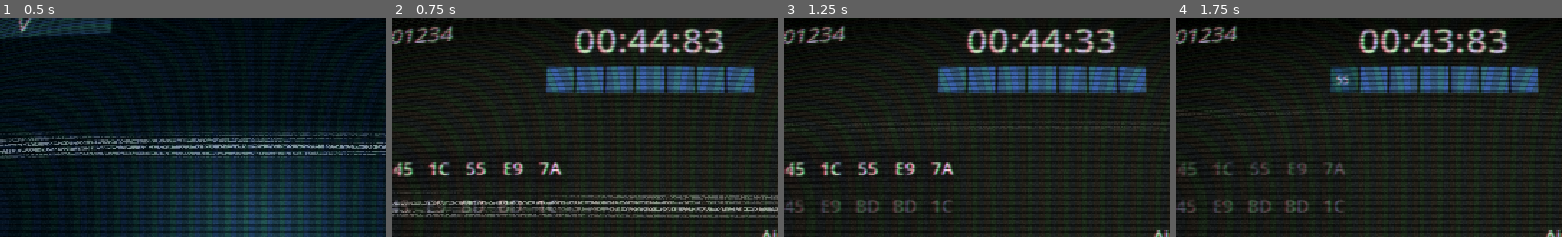
Above: before the commit, frames 1-4 (left to right).
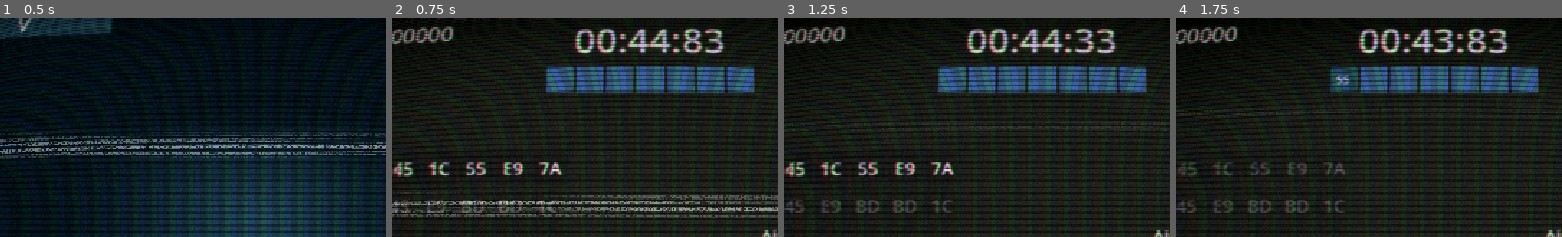
Above: after the commit, the same moments.

Repository: Martisos/Data-Hack-Minigame
Game: Godot game, scene res://scenes/menu.tscn
Same seed, same stepped clock (60 frames per second), same inputs: the game is played once before the commit and once after it.
Inputs:
- Up to frame 1 (0.5 s): no input
- Up to frame 2 (0.75 s): click "PLAY" at 0.5 s
- Up to frame 3 (1.25 s): no input
- Up to frame 4 (1.75 s): click "55" at 1.25 s
The pictures show only the part of the screen within x 17-67%, y 4-54%; the shares and areas given below are measured in that part.

Frame 1 is identical in both runs. In frame 2, 0.6% of the frame differs, in the area x 2-17%, y 3-12%; in frame 3, 0.6%; in frame 4, 0.6%.

Commit message:
Gaining and displaying points

Diff:
--- a/scripts/level_ui.gd
+++ b/scripts/level_ui.gd
@@ -3,11 +3,18 @@
 @onready var points_label: Label = $PointsLabel
 
 var displayed_points: int = 0
+var score_tween: Tween
 
 func update_level_ui() -> void:
 	layer_label.text = "Layer - " + str(Stats.layer)
-	points_label.text = "PTS: %09d" % Stats.points_this_run
-	displayed_points = Stats.points_this_run
 
-func _process(delta: float) -> void:
-	pass
+	if score_tween:
+		score_tween.kill()
+
+	score_tween = create_tween()
+	score_tween.tween_method(set_points_text, displayed_points, Stats.points_this_run, 0.6
+	).set_trans(Tween.TRANS_CUBIC).set_ease(Tween.EASE_OUT)
+
+func set_points_text(value: int) -> void:
+	displayed_points = value
+	points_label.text = "PTS: %09d" % value
--- a/scripts/main_game.gd
+++ b/scripts/main_game.gd
@@ -292,14 +292,20 @@
 			completed_injection_count += 1
 
 			show_time_bonus_popup(reward)
+			add_points(completed_injection_count)
 
 			print("won: ", inj["name"])
 
 	if successs_this_turn:
 		update_injection_ui()
 
-func add_points(amount: int) -> void:
-	Stats.add_points_this_run(amount)
+func add_points(tier: int) -> void:
+
+	var amounts = [100, 250, 500, 1000]
+	var amount: int = amounts[tier]
+	var new_amount: int = amount * (1 + (0.1 * Stats.layer))
+	print(new_amount, amount)
+	Stats.add_points_this_run(new_amount)
 	if level_ui and level_ui.has_method("update_level_ui"):
 		level_ui.update_level_ui()
 
@@ -386,6 +392,7 @@
 
 func advance_to_next_layer() -> void:
 
+	add_points(3)
 	Stats.layer += 1
 	current_state = moveState.START
 	active_index = 0
--- a/scripts/stats.gd
+++ b/scripts/stats.gd
@@ -3,7 +3,7 @@
 var layer: int = 1
 var highest_layer: int = 0
 var global_points: int = 0
-var points_this_run: int = 1234
+var points_this_run: int = 0
 
 func add_global_points(amount: int) -> void:
 	global_points += amount
